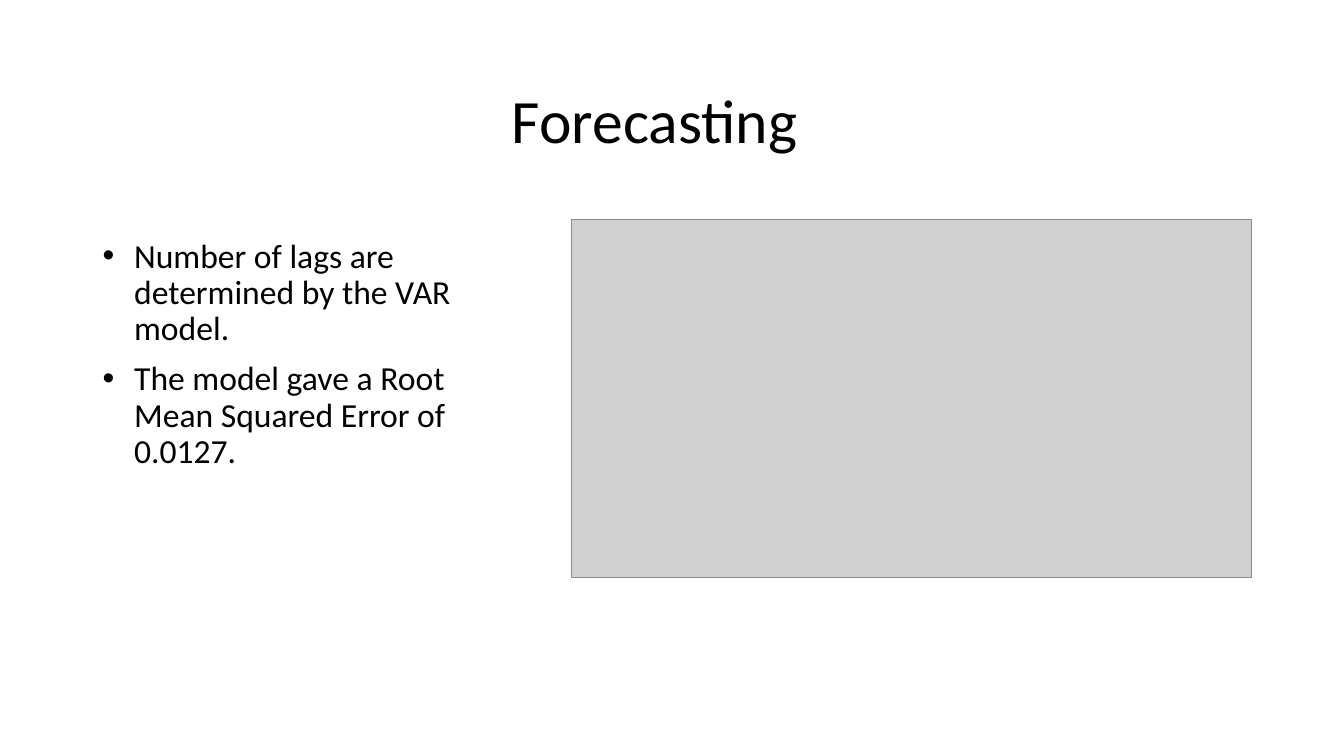
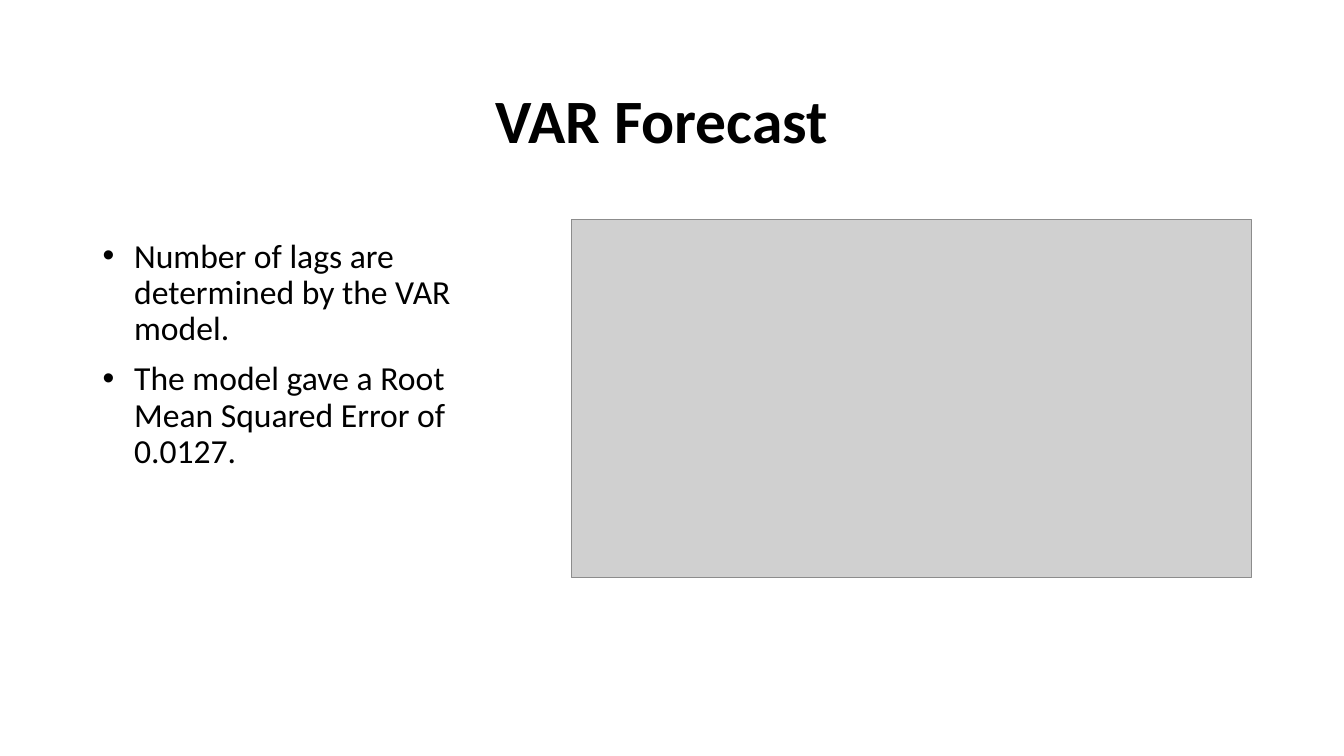
Before and after one commit to RupaliShah/Springboard, a slide deck: slide 17 of Capstone2/Reports/slide deck.pptx. Drawn at 1344x756 pixels with LibreOffice and Linux fonts; fonts in the diff are those of the drawing; grey boxes stand for pictures. Boxes give left, top, right and bottom in pixels: in the first picture for what was removed or moved away, otherwise in the second. Text is boxed around its words. In the diff, an @@ line names an element or a change of style, - is before the commit and + after.

```diff
--- a/Capstone2/Reports/slide deck.pptx
+++ b/Capstone2/Reports/slide deck.pptx
@@ title at [495,103,828,144]: text changed; bold on @@
-Forecasting
+VAR Forecast
```
Also in this commit, not shown: 22 other slides changed, 3 other files.
